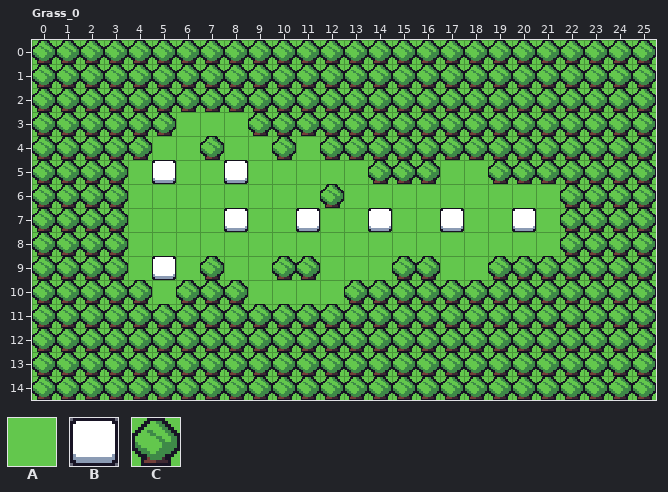
Level history. LDtk project: pkg/assets/maps/world-1.ldtk. The picture above was drawn from the file before the commit.
Cells are 16x16 px. Shown: Grass_0 x 0..25, y 0..14.
Key: from "Maps_tileset": A 0, B 3, C 0 under 1.
_ is an empty cell.
Objects are placed by their top-left corner, in cells (3,4 is the top-left corner of cell 3,4); size is 1x1 cell unless given.
Layer "Tiles_bg" before, first column x 0:
 0 CCCCCCCCCCCCCCCCCCCCCCCCCC
 1 CCCCCCCCCCCCCCCCCCCCCCCCCC
 2 CCCCCCCCCCCCCCCCCCCCCCCCCC
 3 CCCCCCAAACCCCCCCCCCCCCCCCC
 4 CCCCCAACAACACCCCCCCCCCCCCC
 5 CCCCAAAAAAAAAACCCAACCCCCCC
 6 CCCCAAAAAAAACAAAAAAAAACCCC
 7 CCCCAAAAAAAAAAAAAAAAAACCCC
 8 CCCCAAAAAAAAAAAAAAAAAACCCC
 9 CCCCAAACAACCAAACCAACCCCCCC
10 CCCCCACCCAAAACCCCCCCCCCCCC
11 CCCCCCCCCCCCCCCCCCCCCCCCCC
12 CCCCCCCCCCCCCCCCCCCCCCCCCC
13 CCCCCCCCCCCCCCCCCCCCCCCCCC
14 CCCCCCCCCCCCCCCCCCCCCCCCCC
Objects on layer "Entities" before:
B "Level" at 5,9
B "Level" at 5,5
B "Level" at 8,5
B "Level" at 8,7
B "Level" at 11,7
B "Level" at 14,7
B "Level" at 17,7
B "Level" at 20,7
The result:
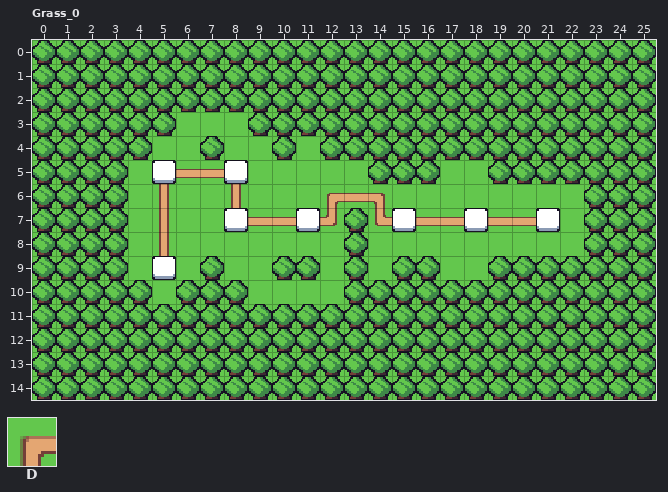
Further tiles: from "IntGrid_bg": D 2 "Path".
Tiles of an added or newly shown layer are drawn over the layers below it.
The exact change:
Layer "Tiles_bg":
The author changed tile C to tile A in row 6 at x 12 and 22; in rows 7 to 8 at x 22.
The author changed tile A to tile C in rows 7 to 9 at x 13.
Layer "IntGrid_bg" (added):
Tile D now appears in row 5 at x 6 to 7; in row 6 at x 5, 8 and 12 to 14; in row 7 at x 5, 9 to 10, 12 and 14 to 21; in row 8 at x 5.
Layer "Entities":
Object B "Level" at 14,7 becomes B "Level" at 15,7.
Object B "Level" at 17,7 becomes B "Level" at 18,7.
Object B "Level" at 20,7 becomes B "Level" at 21,7.
